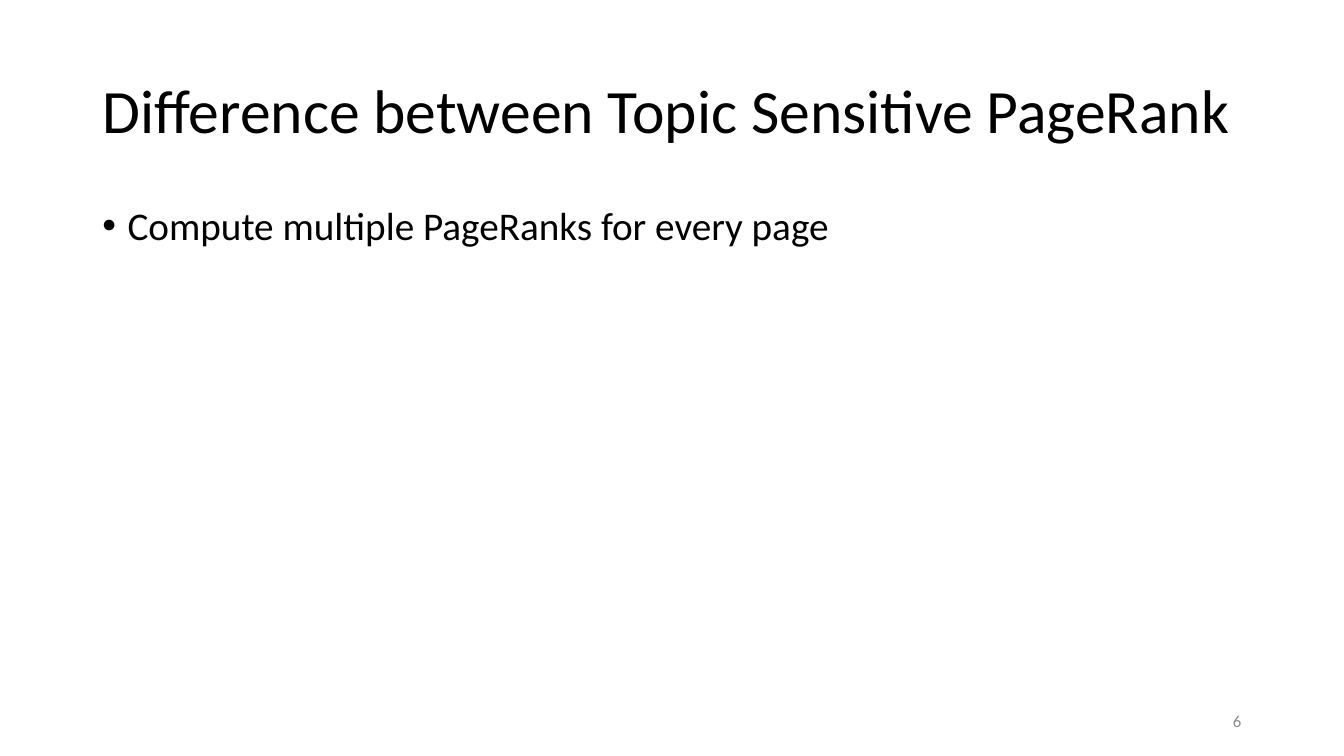
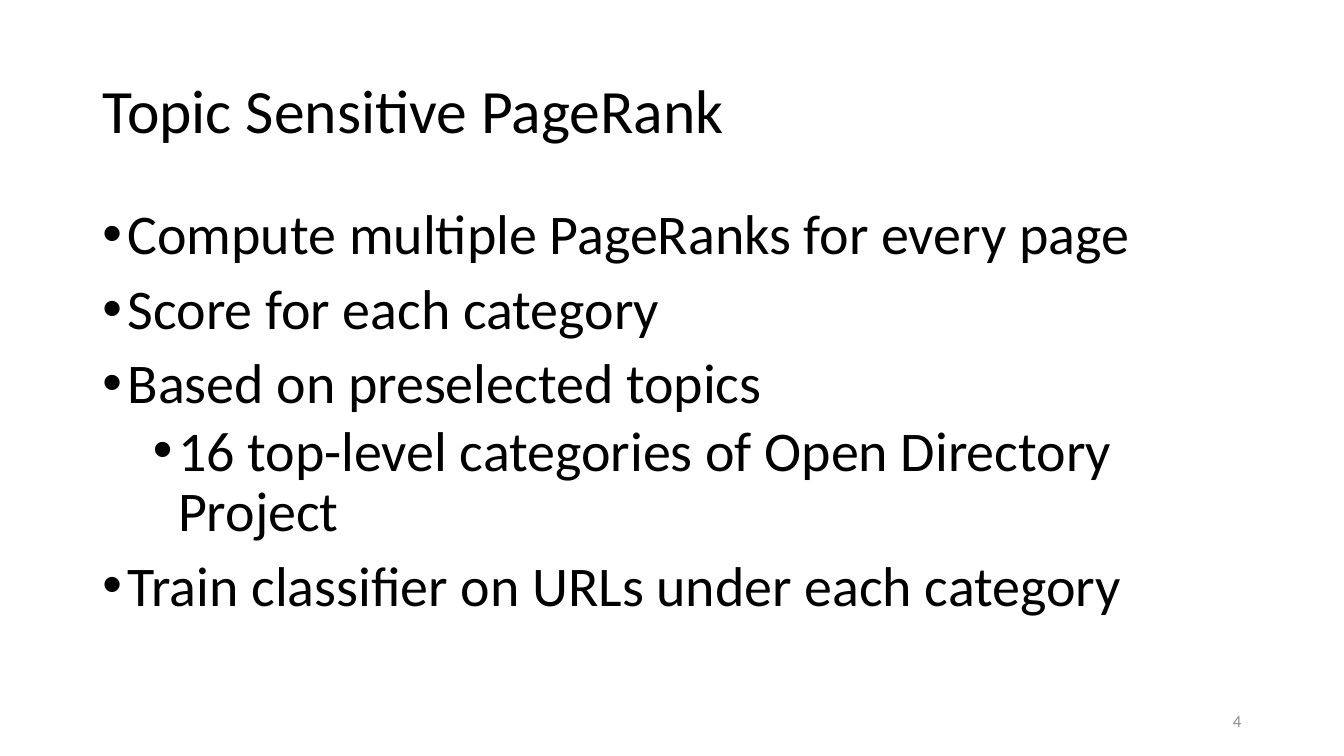
Before and after one commit to Miranda-C-Smith/cs834-f17, a slide deck: slide 4 of assignments/Presentation2/TopicPageRankSlides.pptx (slide 6 before the commit). Drawn at 1344x756 pixels with LibreOffice and Linux fonts; fonts in the diff are those of the drawing. Boxes give left, top, right and bottom in pixels: in the first picture for what was removed or moved away, otherwise in the second. Text is boxed around its words. In the diff, an @@ line names an element or a change of style, - is before the commit and + after.

```diff
--- a/assignments/Presentation2/TopicPageRankSlides.pptx
+++ b/assignments/Presentation2/TopicPageRankSlides.pptx
@@ title at [102, 90, 723, 144]: text changed @@
-Difference between Topic Sensitive PageRank
+Topic Sensitive PageRank
@@ text at [128, 215, 1129, 264]: size 28 to 40 pt in "Compute multiple PageRanks for every page" @@
@@ text at [128, 290, 1121, 616]: paragraphs added @@
+• Score for each category
+• Based on preselected topics
+  • 16 top-level categories of Open Directory Project
+• Train classifier on URLs under each category
@@ page number at [1233, 716, 1241, 727]: text changed @@
-6
+4
```
Also in this commit, not shown: 5 other slides changed, 6 slides added, 4 slides removed.
